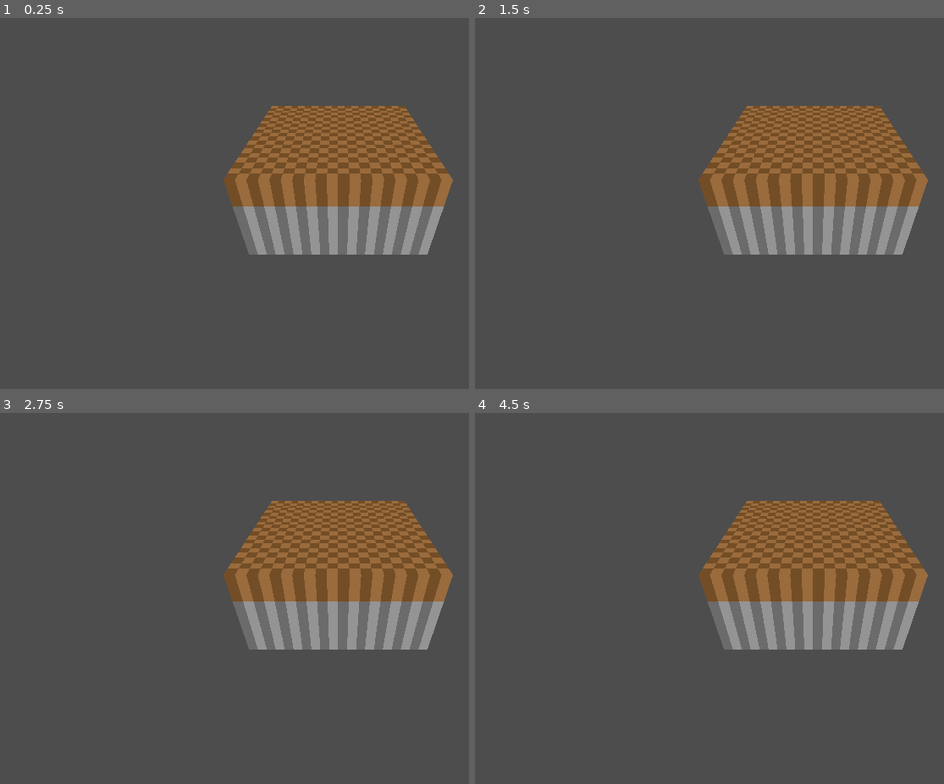
Above: before the commit, frames 1-4 (two rows, left to right).
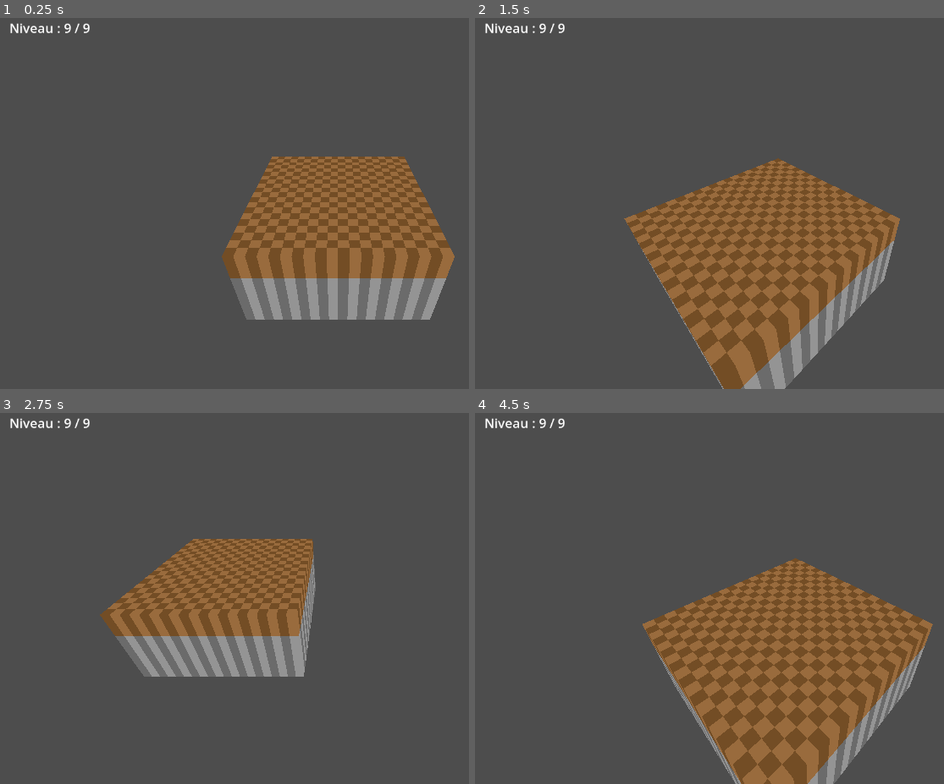
Above: after the commit, the same moments.

Repository: Brohuld/Forgotten-Caves
Game: Godot game, scene res://scenes/Main.tscn
Same seed, same stepped clock (60 frames per second), same inputs: the game is played once before the commit and once after it.
Inputs (mouse positions are in pixels of both pictures, inside the frame that each line leads up to):
- Up to frame 1 (0.25 s): no input
- Up to frame 2 (1.5 s): tap Enter at 0.5 s; move the mouse to (outside the picture) at 0.52 s; hold D 0.53-1.28 s; tap Q at 0.6 s; click (outside the picture) at 0.67 s; tap E at 0.8, 1.35 s; move the mouse to (676, 218) at 1.27 s; hold S from 1.28 s (still down); click (676, 218) at 1.42 s
- Up to frame 3 (2.75 s): tap Q at 1.55, 2.1 s; move the mouse to (408, 509) at 2.02 s; release S at 2.03 s; hold D from 2.03 s (still down); click (408, 509) at 2.17 s; tap E at 2.3 s
- Up to frame 4 (4.5 s): move the mouse to (779, 668) at 2.77 s; release D at 2.78 s; hold W 2.78-3.53 s; tap E at 2.85, 3.8, 4.35 s; click (779, 668) at 2.92 s; tap Q at 3.05, 3.6 s; move the mouse to (outside the picture) at 3.52 s; hold A from 3.53 s (still down); click (outside the picture) at 3.67 s; move the mouse to (611, 539) at 4.27 s; click (611, 539) at 4.42 s

The runs differ from the first frame. In frame 1, 23% of the frame differs, in the area x 2-97%, y 1-82%; in frame 2, 30%; in frame 3, 24%; in frame 4, 32%, in the area x 2-98%, y 1-100%.

Commit message:
Sprint 2: camera controlable (deplacement, rotation, zoom, niveaux)

Diff:
--- a/scenes/Main.tscn
+++ b/scenes/Main.tscn
@@ -1,13 +1,9 @@
 [gd_scene load_steps=3 format=3 uid="uid://cxpq7fcavesmain"]
 
-[ext_resource type="Script" path="res://scripts/Main.gd" id="1"]
+[ext_resource type="Script" path="res://scripts/CameraRig.gd" id="1"]
 [ext_resource type="Script" path="res://scripts/VoxelWorld.gd" id="2"]
 
 [node name="Main" type="Node3D"]
-script = ExtResource("1")
-
-[node name="Camera3D" type="Camera3D" parent="."]
-current = true
 
 [node name="DirectionalLight3D" type="DirectionalLight3D" parent="."]
 transform = Transform3D(0.866025, -0.433013, 0.25, 0, 0.5, 0.866025, -0.5, -0.75, 0.433013, 0, 20, 0)
@@ -15,3 +11,10 @@
 
 [node name="VoxelWorld" type="Node3D" parent="."]
 script = ExtResource("2")
+
+[node name="CameraRig" type="Node3D" parent="."]
+transform = Transform3D(1, 0, 0, 0, 1, 0, 0, 0, 1, 10, 9, 10)
+script = ExtResource("1")
+
+[node name="Camera3D" type="Camera3D" parent="CameraRig"]
+current = true
--- /dev/null
+++ b/scripts/CameraRig.gd
@@ -0,0 +1,94 @@
+extends Node3D
+## Sprint 2 : camera controlable.
+## - Deplacement (pan) : ZQSD (touches physiques Z/Q/S/D sur clavier francais)
+## - Rotation : touches A et E (Q est deja pris par le deplacement, donc pas de Q/E)
+## - Zoom : touches + et -
+## - Changement de niveau de profondeur : molette de la souris
+
+@export var move_speed: float = 12.0
+@export var rotate_step_deg: float = 45.0
+@export var zoom_speed: float = 3.0
+@export var min_distance: float = 8.0
+@export var max_distance: float = 60.0
+
+# Doivent correspondre aux constantes de VoxelWorld.gd
+@export var grid_height: int = 10
+
+var current_level: int = 9
+var camera_distance: float = 30.0
+var pitch_deg: float = 35.0
+
+@onready var camera: Camera3D = $Camera3D
+var level_label: Label
+
+
+func _ready() -> void:
+	global_position.y = float(current_level)
+	_update_camera_offset()
+	_create_ui()
+	_update_label()
+
+
+func _create_ui() -> void:
+	var canvas := CanvasLayer.new()
+	add_child(canvas)
+	level_label = Label.new()
+	level_label.position = Vector2(16, 16)
+	level_label.add_theme_font_size_override("font_size", 22)
+	canvas.add_child(level_label)
+
+
+func _process(delta: float) -> void:
+	var input_dir := Vector3.ZERO
+	if Input.is_physical_key_pressed(KEY_D):
+		input_dir.x += 1
+	if Input.is_physical_key_pressed(KEY_A):  # touche Q sur clavier francais
+		input_dir.x -= 1
+	if Input.is_physical_key_pressed(KEY_W):  # touche Z sur clavier francais
+		input_dir.z -= 1
+	if Input.is_physical_key_pressed(KEY_S):
+		input_dir.z += 1
+
+	if input_dir != Vector3.ZERO:
+		input_dir = input_dir.normalized()
+		var move: Vector3 = transform.basis * input_dir
+		move.y = 0
+		global_position += move * move_speed * delta
+
+
+func _unhandled_input(event: InputEvent) -> void:
+	if event is InputEventKey and event.pressed and not event.echo:
+		# Rotation : touches A et E (physiques). Q etant deja pris par le
+		# deplacement (ZQSD), on utilise A (a cote) pour eviter le conflit.
+		if event.physical_keycode == KEY_Q:
+			rotate_y(deg_to_rad(rotate_step_deg))
+		elif event.physical_keycode == KEY_E:
+			rotate_y(deg_to_rad(-rotate_step_deg))
+		elif event.physical_keycode == KEY_EQUAL or event.physical_keycode == KEY_KP_ADD:
+			camera_distance = clamp(camera_distance - zoom_speed, min_distance, max_distance)
+			_update_camera_offset()
+		elif event.physical_keycode == KEY_MINUS or event.physical_keycode == KEY_KP_SUBTRACT:
+			camera_distance = clamp(camera_distance + zoom_speed, min_distance, max_distance)
+			_update_camera_offset()
+
+	if event is InputEventMouseButton and event.pressed:
+		if event.button_index == MOUSE_BUTTON_WHEEL_UP:
+			current_level = clampi(current_level + 1, 0, grid_height - 1)
+			global_position.y = float(current_level)
+			_update_label()
+		elif event.button_index == MOUSE_BUTTON_WHEEL_DOWN:
+			current_level = clampi(current_level - 1, 0, grid_height - 1)
+			global_position.y = float(current_level)
+			_update_label()
+
+
+func _update_camera_offset() -> void:
+	var pitch := deg_to_rad(pitch_deg)
+	var horizontal := camera_distance * cos(pitch)
+	camera.position = Vector3(0, camera_distance * sin(pitch), horizontal)
+	camera.look_at(global_position, Vector3.UP)
+
+
+func _update_label() -> void:
+	if level_label:
+		level_label.text = "Niveau : %d / %d" % [current_level, grid_height - 1]
Not shown, added: scripts/CameraRig.gd.uid
Not shown, changed: README.md
